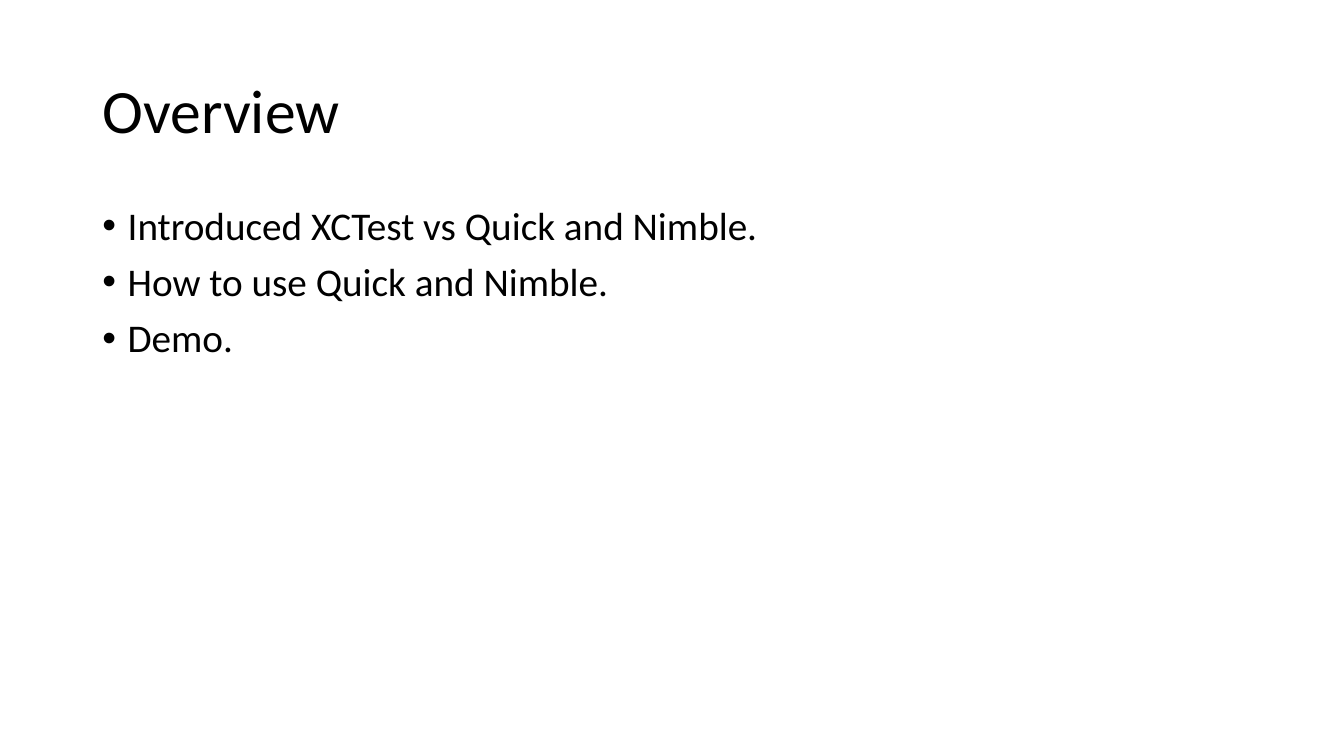
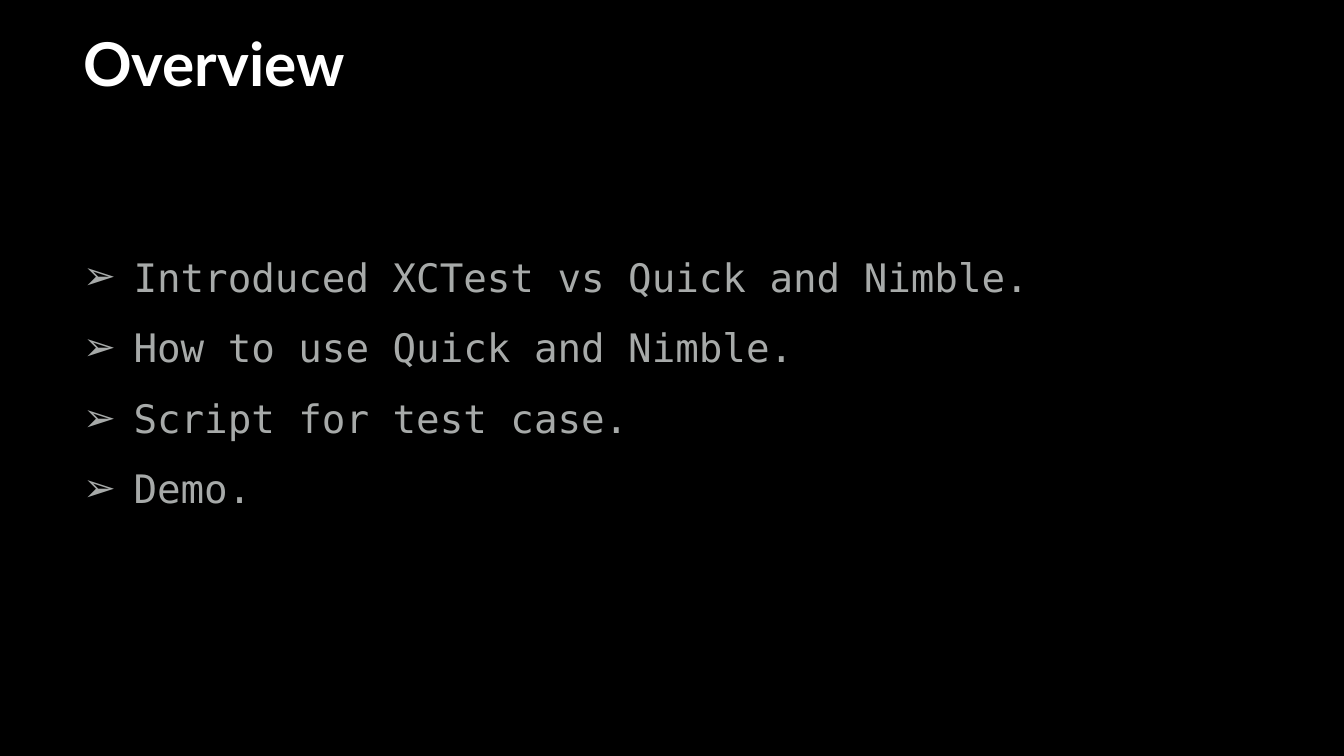
Before and after one commit to vfa-cancc/simpleapp, a slide deck: slide 22 of document/VFA-iOS-testing.pptx (slide 12 before the commit). Drawn at 1344x756 pixels with LibreOffice and Linux fonts; fonts in the diff are those of the drawing. Boxes give left, top, right and bottom in pixels: in the first picture for what was removed or moved away, otherwise in the second. Text is boxed around its words. In the diff, an @@ line names an element or a change of style, - is before the commit and + after.

```diff
--- a/document/VFA-iOS-testing.pptx
+++ b/document/VFA-iOS-testing.pptx
@@ freeform shape added at (0,0,1344,756), fill #000000 @@
@@ title "Overview": place and size @@
-title "Overview" at (102,90,339,134)
+title "Overview" at (83,41,344,87)
@@ title "Overview" at (83,41,344,87): size 44 to 43.1 pt, font Calibri to Lato, text colour #000000 to #FFFFFF, bold on; line spacing 0.9 to 1; vertical alignment middle to top @@
@@ text "Introduced XCTest vs Quick and ...": place and size @@
-text "Introduced XCTest vs Quick and ..." at (128,212,757,353)
+text "Introduced XCTest vs Quick and ..." at (134,262,1029,504)
@@ text at (134,262,1029,504): font Calibri to DejaVu Sans Mono, text colour #000000 to #A7AAA9 in "Introduced XCTest vs Quick and Nimble.", "How to use Quick and Nimble.", "Demo."; bullet • to ➢; line spacing 0.9 to 1.5; less space between paragraphs @@
@@ text at (134,403,628,441): paragraph added @@
+➢ Script for test case.
```
Also in this commit, not shown: 14 other slides changed, 13 slides added, 1 slide removed, 1 other file.
